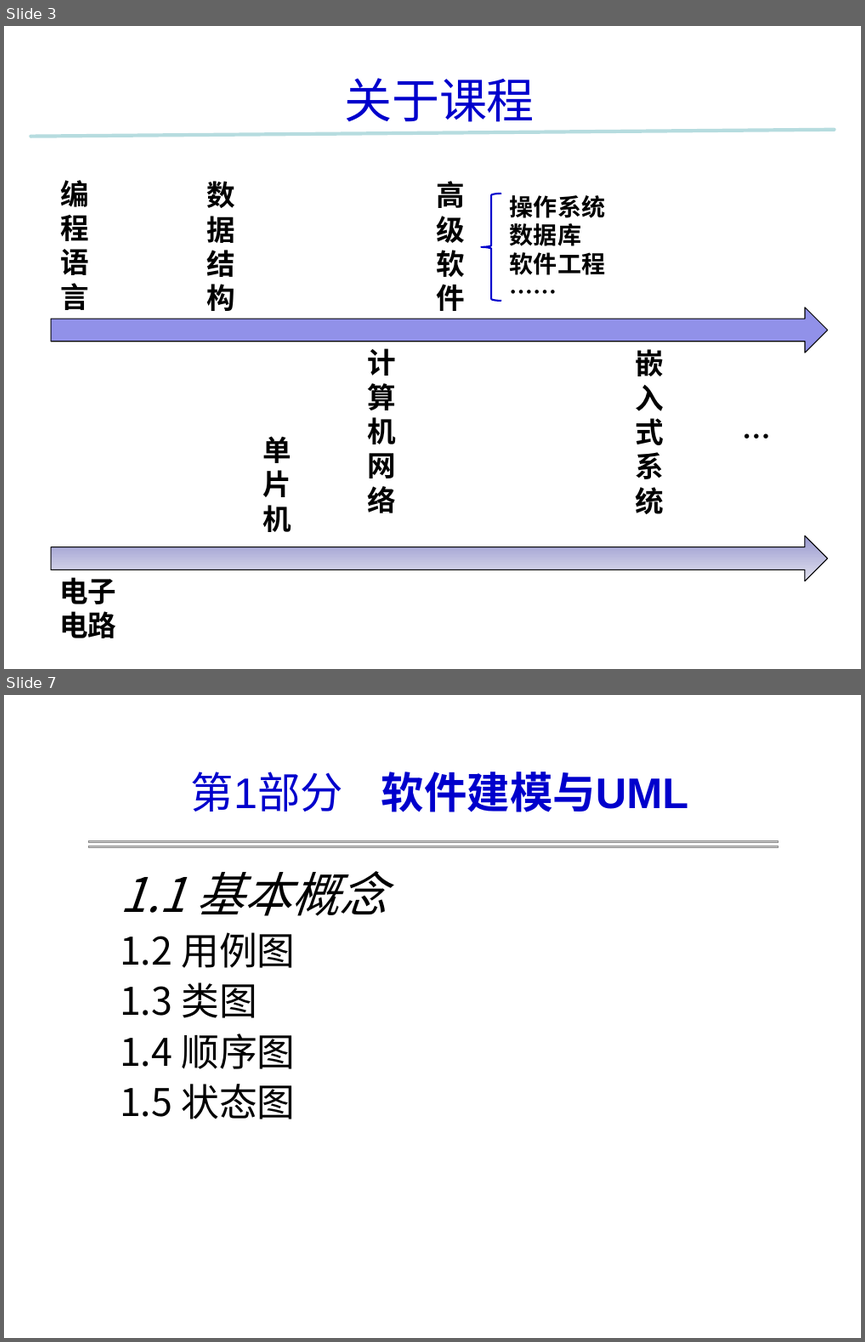
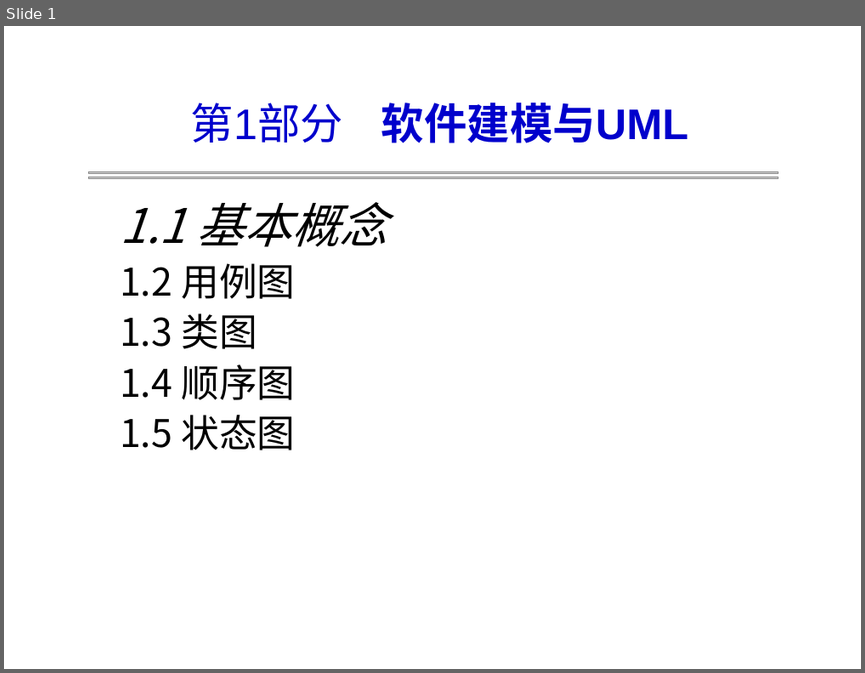
Before and after one commit to Zhangyucong0210/UML_DataBase, a slide deck: PPT/1.1UML基础.ppt. Shown one above the other, each under a label of ours: slides 3 and 7 before the commit, slide 1 after it; the slides between them are not shown. The pictures are 865x1342 and 865x673 pixels, drawn with LibreOffice and Linux fonts; fonts in the diff are those of the drawing; grey boxes stand for pictures. Boxes give left, top, right and bottom in pixels: in the first picture for what was removed or moved away, otherwise in the second. Text is boxed around its words. In the diff, an @@ line names an element or a change of style, - is before the commit and + after.

```diff
--- a/PPT/1.1UML基础.ppt
+++ b/PPT/1.1UML基础.ppt
@@ slide 3 removed at (x1=4, y1=26, x2=861, y2=669), background #FFFFFF @@
@@ title removed at (x1=344, y1=78, x2=534, y2=122) @@
-关于课程
@@ line removed from (30, 136) to (834, 130) @@
@@ text removed at (x1=61, y1=180, x2=90, y2=310) @@
-编程语言
@@ text removed at (x1=206, y1=181, x2=235, y2=311) @@
-数据结构
@@ text removed at (x1=436, y1=181, x2=465, y2=311) @@
-高级软件
@@ freeform shape removed at (x1=481, y1=193, x2=501, y2=301) @@
@@ text removed at (x1=510, y1=195, x2=605, y2=275) @@
-操作系统
-数据库
-软件工程
-……
@@ right arrow removed at (x1=51, y1=307, x2=828, y2=352) @@
@@ text removed at (x1=367, y1=348, x2=396, y2=513) @@
-计算机网络
@@ text removed at (x1=635, y1=349, x2=664, y2=514) @@
-嵌入式系统
@@ text removed at (x1=734, y1=414, x2=787, y2=457) @@
-…
@@ text removed at (x1=262, y1=436, x2=291, y2=532) @@
-单片机
@@ right arrow removed at (x1=51, y1=536, x2=828, y2=581) @@
@@ text removed at (x1=59, y1=577, x2=116, y2=638) @@
-电子
-电路
@@ what was slide 7 is now slide 1 @@
```
Also in this commit, not shown: 9 slides changed, 7 other slides removed, 31 other files.
